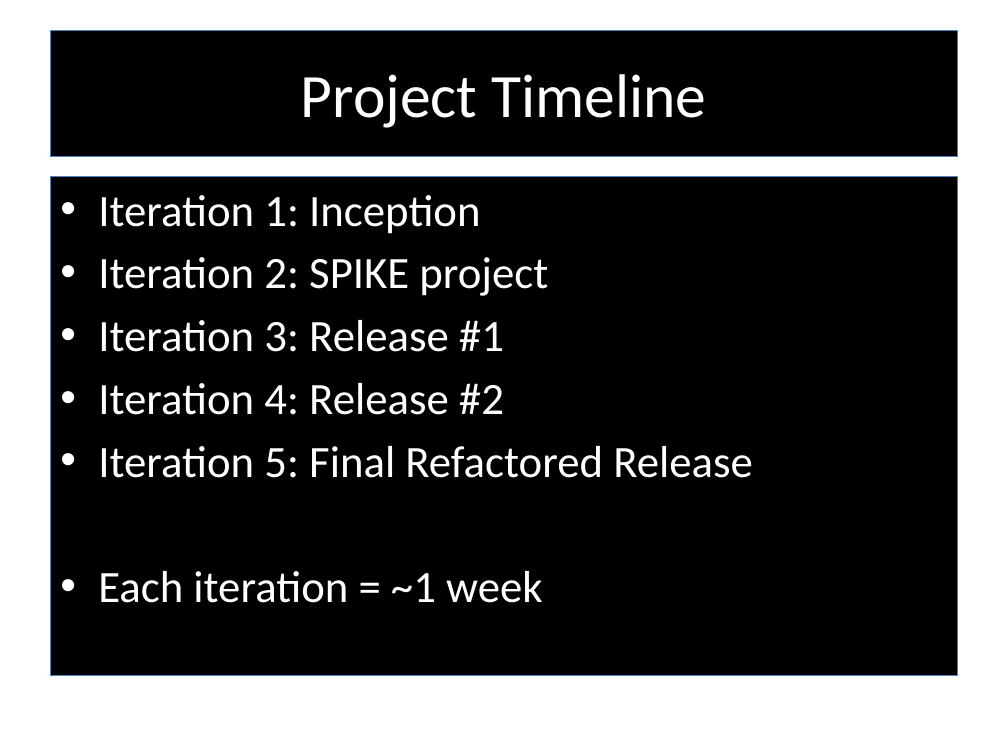
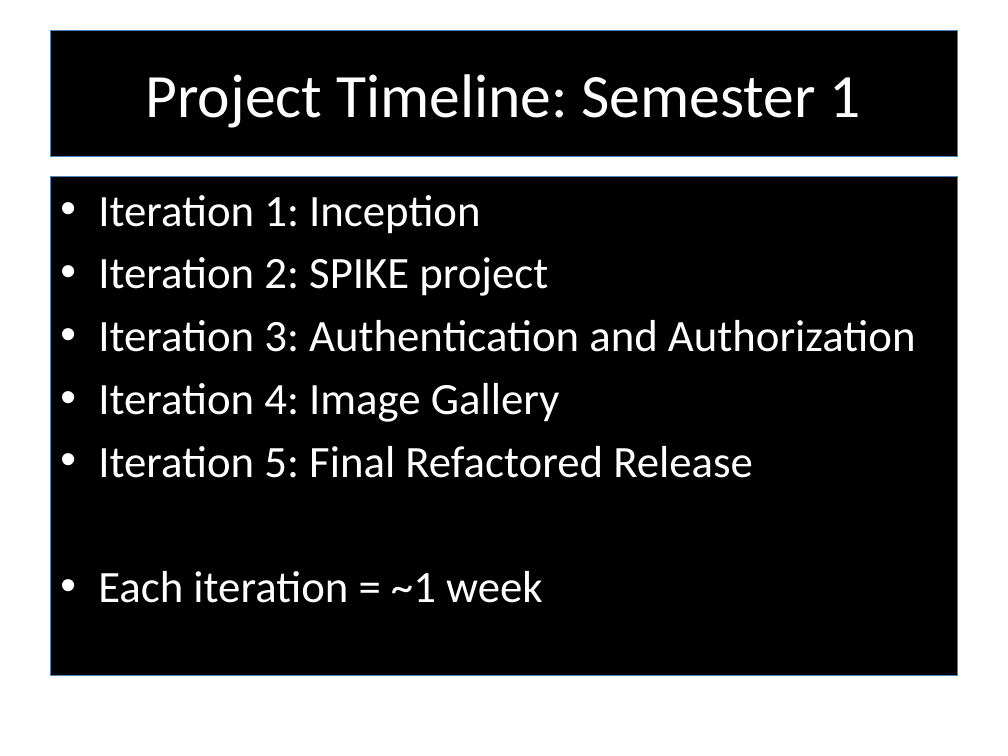
Before and after one commit to RedTeamCOSC470/Documentation, a slide deck: slide 18 of Stargazer_Presentation_Semester2.pptx (slide 16 before the commit). Drawn at 1008x756 pixels with LibreOffice and Linux fonts; fonts in the diff are those of the drawing; background and template pictures are left out. Boxes give left, top, right and bottom in pixels: in the first picture for what was removed or moved away, otherwise in the second. Text is boxed around its words. In the diff, an @@ line names an element or a change of style, - is before the commit and + after.

Commit message:
updated ppt

```diff
--- a/Stargazer_Presentation_Semester2.pptx
+++ b/Stargazer_Presentation_Semester2.pptx
@@ title at [146,74,861,128]: text changed @@
-Project Timeline
+Project Timeline: Semester 1
@@ text at [98,320,916,422]: text changed @@
-• Iteration 3: Release #1
-• Iteration 4: Release #2
+• Iteration 3: Authentication and Authorization
+• Iteration 4: Image Gallery
```
Also in this commit, not shown: 2 other slides changed, 2 slides added, 1 other file.
